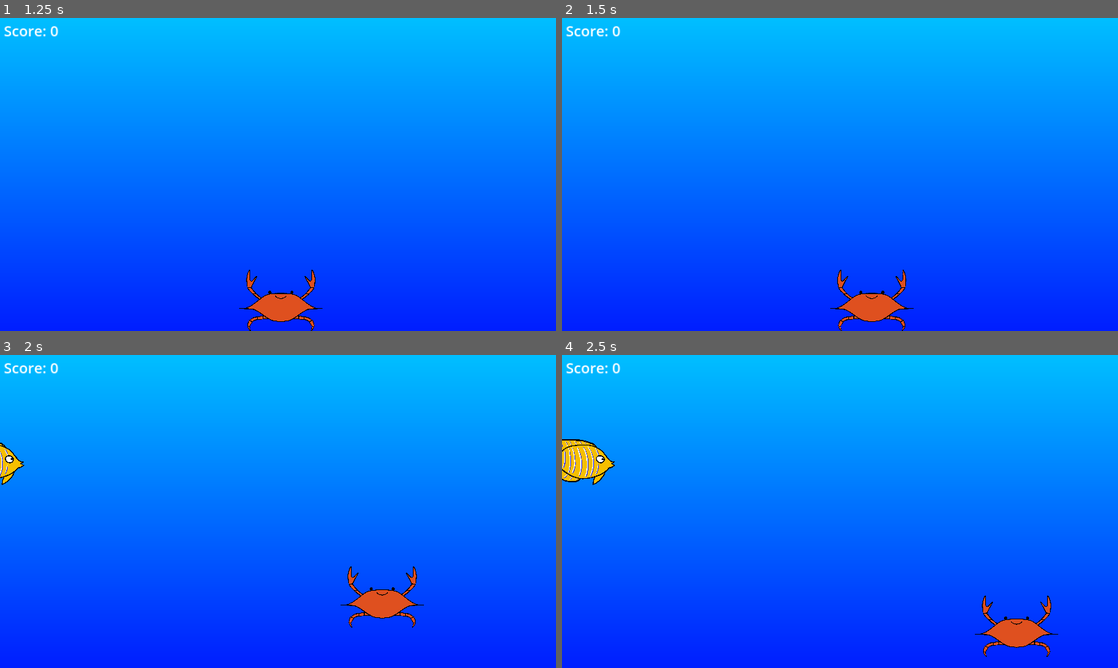
Above: before the commit, frames 1-4 (two rows, left to right).
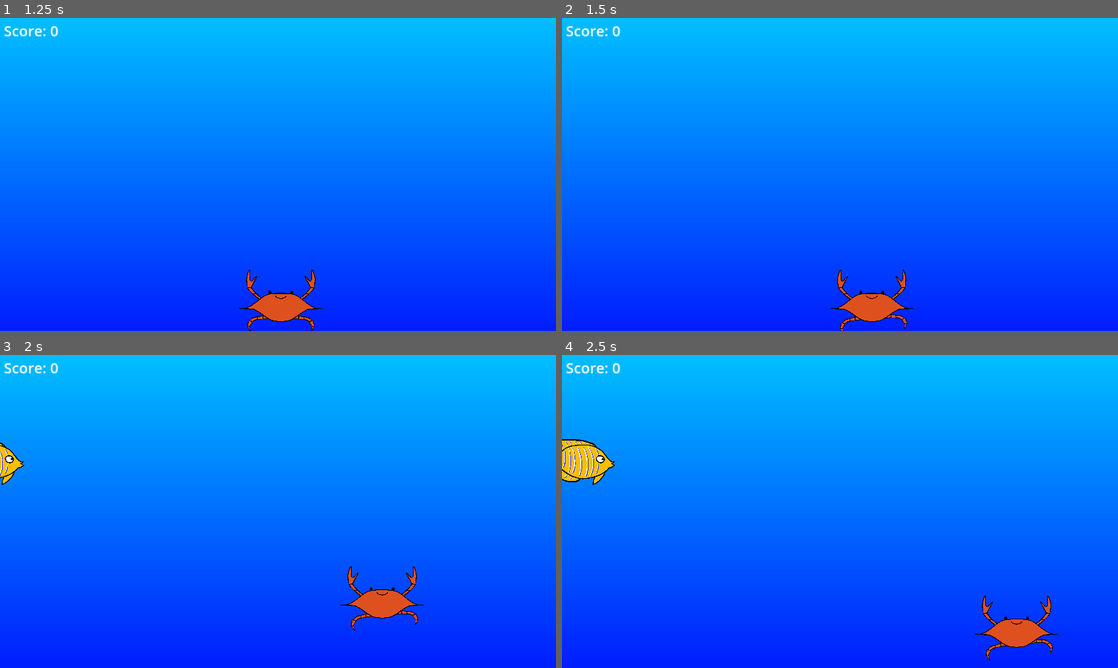
Above: after the commit, the same moments.

Repository: tkindy/crab-grab
Game: Godot game, scene res://scenes/main_menu.tscn
Two runs of this game, one before a commit and one after it. Both use one fixed random seed, a clock stepped at 60 frames per second and the inputs below.
Inputs:
- Up to frame 1 (1.25 s): click "Start" at 0.5 s
- Up to frame 2 (1.5 s): tap Enter at 1.25 s; hold D (move_right) from 1.28 s (still down)
- Up to frame 3 (2 s): keep holding D (move_right); tap Space (jump) at 1.52 s
- Up to frame 4 (2.5 s): keep holding D (move_right); tap Space (jump) at 2.27 s

Frame 1 is identical in both runs. In frame 2, 0.1% of the frame differs, in the area x 49-63%, y 94-100%; in frame 3, 0.2%; in frame 4, 0.2%, in the area x 75-89%, y 90-98%.

Commit message:
Animate walking

Diff:
--- a/scenes/player.gd
+++ b/scenes/player.gd
@@ -27,4 +27,9 @@
   else:
     velocity.x = move_toward(velocity.x, 0, SPEED)
 
+  if velocity.x:
+    $AnimationPlayer.play("walk")
+  else:
+    $AnimationPlayer.play("RESET")
+
   move_and_slide()
--- a/scenes/player.tscn
+++ b/scenes/player.tscn
@@ -9,6 +9,45 @@
 
 [sub_resource type="RectangleShape2D" id="RectangleShape2D_cnin2"]
 size = Vector2(150, 128.5)
+
+[sub_resource type="Animation" id="Animation_f7mhu"]
+resource_name = "walk"
+length = 0.5
+loop_mode = 1
+step = 0.125
+tracks/0/type = "value"
+tracks/0/imported = false
+tracks/0/enabled = true
+tracks/0/path = NodePath("Body/Legs:rotation")
+tracks/0/interp = 1
+tracks/0/loop_wrap = true
+tracks/0/keys = {
+"times": PackedFloat32Array(0, 0.125, 0.25, 0.375),
+"transitions": PackedFloat32Array(1, 1, 1, 1),
+"update": 0,
+"values": [0.0, -0.139626, 0.0, 0.139626]
+}
+
+[sub_resource type="Animation" id="Animation_f7ss8"]
+length = 0.001
+tracks/0/type = "value"
+tracks/0/imported = false
+tracks/0/enabled = true
+tracks/0/path = NodePath("Body/Legs:rotation")
+tracks/0/interp = 1
+tracks/0/loop_wrap = true
+tracks/0/keys = {
+"times": PackedFloat32Array(0),
+"transitions": PackedFloat32Array(1),
+"update": 0,
+"values": [0.0]
+}
+
+[sub_resource type="AnimationLibrary" id="AnimationLibrary_ixa8w"]
+_data = {
+"RESET": SubResource("Animation_f7ss8"),
+"walk": SubResource("Animation_f7mhu")
+}
 
 [node name="Player" type="CharacterBody2D"]
 collision_layer = 2
@@ -35,5 +74,11 @@
 texture = ExtResource("5_lflsc")
 
 [node name="CollisionShape2D" type="CollisionShape2D" parent="."]
+visible = false
 position = Vector2(0, -64.25)
 shape = SubResource("RectangleShape2D_cnin2")
+
+[node name="AnimationPlayer" type="AnimationPlayer" parent="."]
+libraries = {
+"": SubResource("AnimationLibrary_ixa8w")
+}
Not shown: 1 places in scenes/player.tscn that only renumber resources
